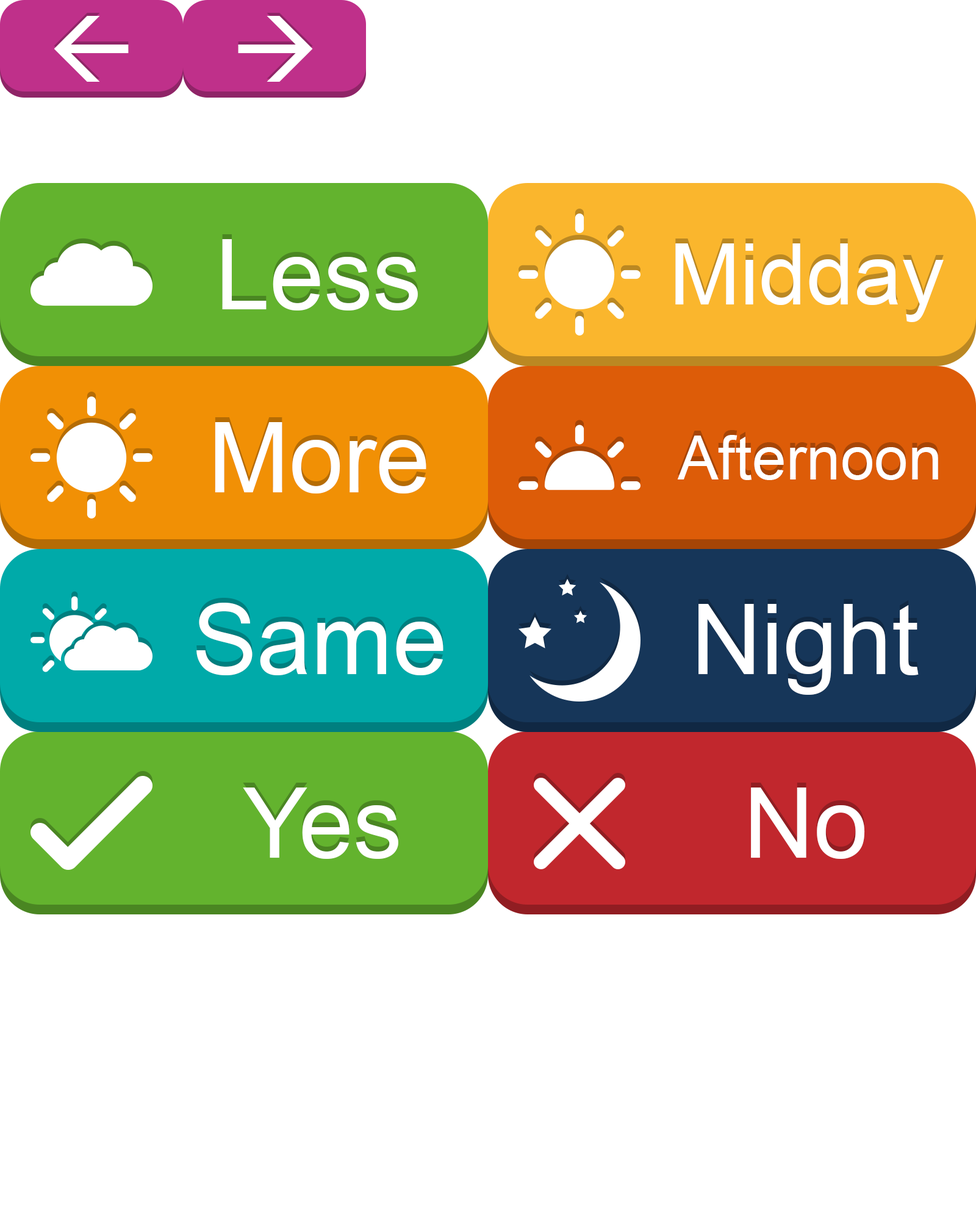
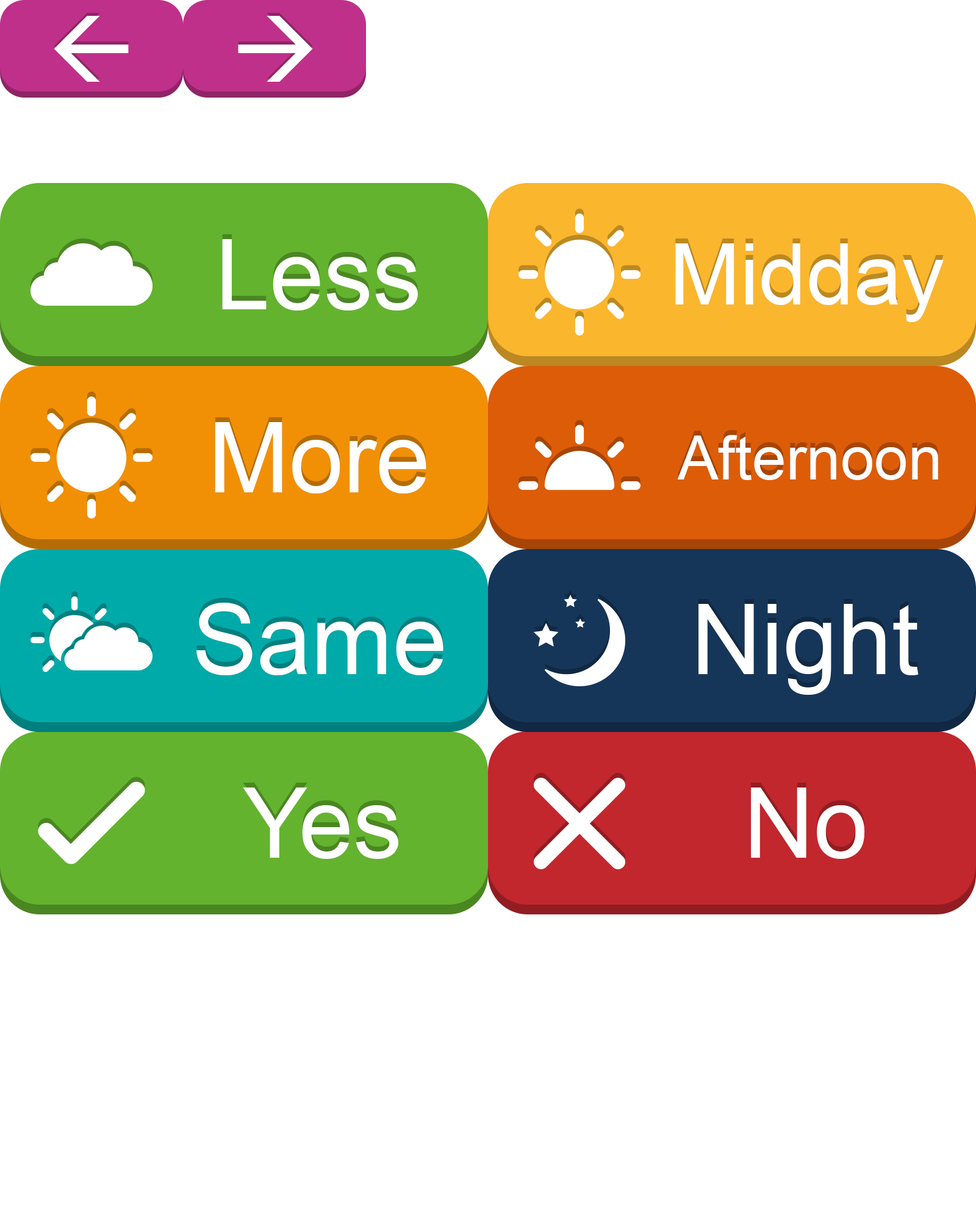
Layered file, before and after one edit (976×1220). Changes by layer:
painted on "Shape 1" (4th of 6, in "Big" › "Night") over [518, 579, 641, 702]
painted on "Shape 1" (5th of 6, in "Big" › "Yes") over [30, 776, 153, 871]
